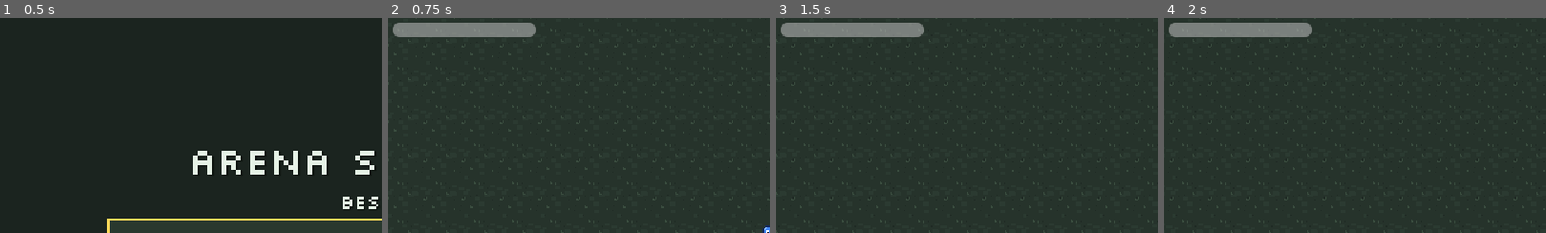
Above: before the commit, frames 1-4 (left to right).
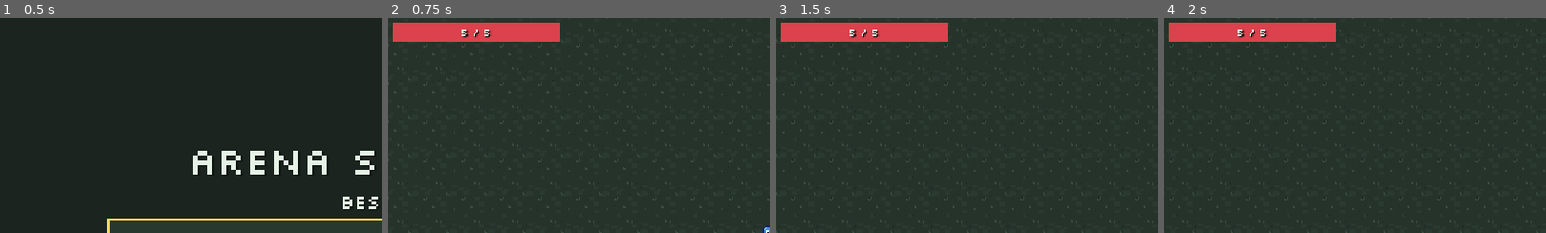
Above: after the commit, the same moments.

Repository: jonjud/survivor-arena
Game: Godot game, scene res://scenes/ui/main_menu.tscn
Two runs of this game, one before a commit and one after it. Both use one fixed random seed, a clock stepped at 60 frames per second and the inputs below.
Inputs (mouse positions are % of the whole screen's width and height, from its top left):
- Up to frame 1 (0.5 s): no input
- Up to frame 2 (0.75 s): click "Play" at 0.5 s
- Up to frame 3 (1.5 s): tap Enter at 1.25 s; move the mouse to (72, 45) at 1.27 s; press the mouse at (72, 45) at 1.28 s; hold D (move_right) from 1.28 s (still down)
- Up to frame 4 (2 s): keep holding D (move_right)
The pictures show only the part of the screen within x 0-50%, y 0-50%; the shares and areas given below are measured in that part.

Frame 1 is identical in both runs. In frame 2, 3.9% of the frame differs, in the area x 1-45%, y 2-12%; in frame 3, 3.9%; in frame 4, 3.9%.

Commit message:
feat: polish HUD health bar with frame and numeric readout

Diff:
--- /dev/null
+++ b/resources/hud_theme.tres
@@ -0,0 +1,22 @@
+[gd_resource type="Theme" format=3 uid="uid://c1t1l3yey3qmk"]
+
+[sub_resource type="StyleBoxFlat" id="bar_bg"]
+content_margin_left = 2.0
+content_margin_top = 2.0
+content_margin_right = 2.0
+content_margin_bottom = 2.0
+bg_color = Color(0.08, 0.1, 0.09, 1)
+border_width_left = 2
+border_width_top = 2
+border_width_right = 2
+border_width_bottom = 2
+border_color = Color(0.4, 0.55, 0.44, 1)
+anti_aliasing = false
+
+[sub_resource type="StyleBoxFlat" id="bar_fill"]
+bg_color = Color(0.86, 0.26, 0.3, 1)
+anti_aliasing = false
+
+[resource]
+ProgressBar/styles/background = SubResource("bar_bg")
+ProgressBar/styles/fill = SubResource("bar_fill")
--- a/scenes/ui/HUD.tscn
+++ b/scenes/ui/HUD.tscn
@@ -1,6 +1,7 @@
 [gd_scene format=3 uid="uid://cd505y8ttfs32"]
 
 [ext_resource type="Script" uid="uid://d3gxlju01bilp" path="res://scripts/ui/hud.gd" id="1_kw0id"]
+[ext_resource type="Theme" uid="uid://c1t1l3yey3qmk" path="res://resources/hud_theme.tres" id="2_atyv1"]
 
 [node name="Hud" type="CanvasLayer" unique_id=661936642]
 script = ExtResource("1_kw0id")
@@ -14,11 +15,24 @@
 theme_override_constants/margin_bottom = 4
 
 [node name="HealthBar" type="ProgressBar" parent="MarginContainer" unique_id=1898788008]
-custom_minimum_size = Vector2(120, 12)
+custom_minimum_size = Vector2(140, 16)
 layout_mode = 2
+theme = ExtResource("2_atyv1")
 max_value = 5.0
 value = 5.0
 show_percentage = false
+
+[node name="HealthText" type="Label" parent="MarginContainer/HealthBar" unique_id=695449347]
+layout_mode = 1
+anchors_preset = 15
+anchor_right = 1.0
+anchor_bottom = 1.0
+grow_horizontal = 2
+grow_vertical = 2
+theme_override_font_sizes/font_size = 8
+text = "5 / 5"
+horizontal_alignment = 1
+vertical_alignment = 1
 
 [node name="TopRight" type="MarginContainer" parent="." unique_id=1258332485]
 anchors_preset = 1
--- a/scripts/ui/hud.gd
+++ b/scripts/ui/hud.gd
@@ -7,6 +7,7 @@
 @onready var _score_label: Label = $TopRight/VBoxContainer/ScoreLabel
 @onready var _best_label: Label = $TopRight/VBoxContainer/BestLabel
 @onready var _hint_label: Label = $HintLabel
+@onready var _health_text: Label = $MarginContainer/HealthBar/HealthText  # NEW
 
 func _ready() -> void:
 	EventBus.player_health_changed.connect(_on_health_changed)
@@ -19,6 +20,7 @@
 func _on_health_changed(current: int, maximum: int) -> void:
 	_health_bar.max_value = maximum
 	_health_bar.value = current
+	_health_text.text = "%d / %d" % [current, maximum]  # New
 
 
 func _on_wave_started(wave: int) -> void:
